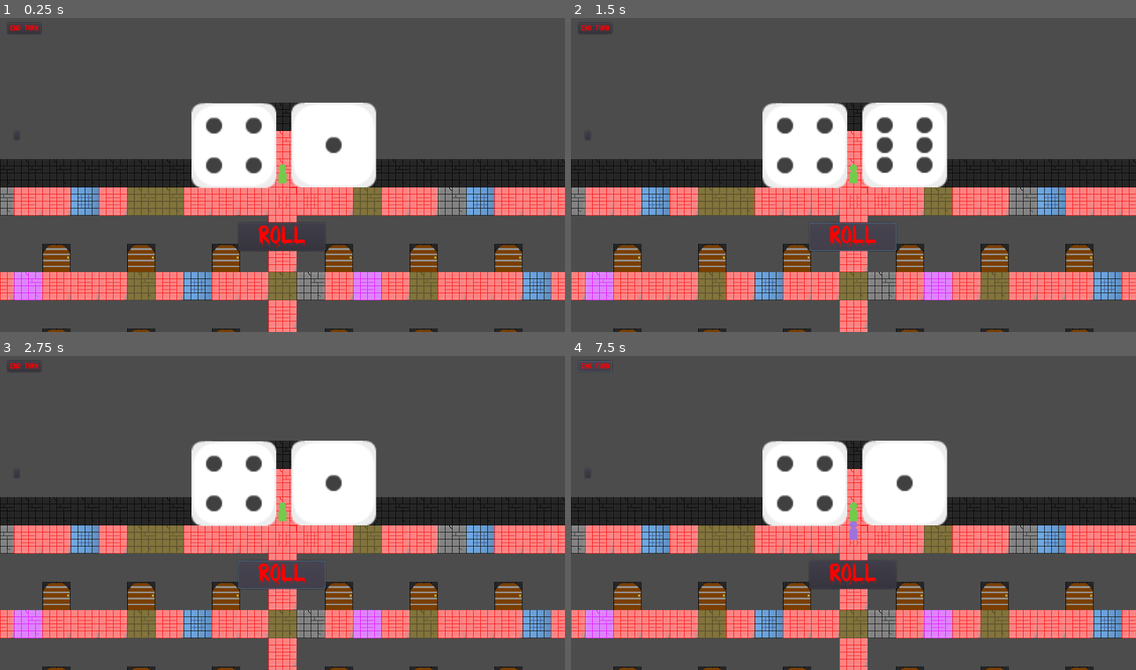
Above: before the commit, frames 1-4 (two rows, left to right).
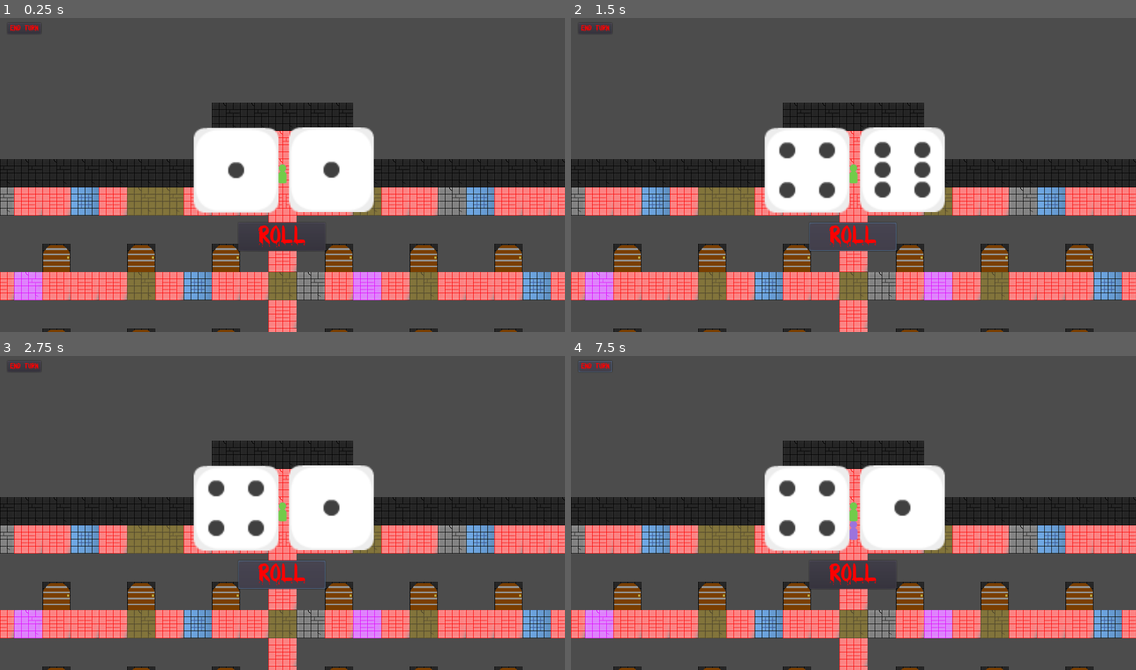
Above: after the commit, the same moments.

Repository: 44351-w22/protech-adaptation-game-sounds-good-studios
Game: Godot game, scene res://World.tscn
Two runs of this game, one before a commit and one after it. Both use one fixed random seed, a clock stepped at 60 frames per second and the inputs below.
Inputs (mouse positions are in pixels of both pictures, inside the frame that each line leads up to):
- Up to frame 1 (0.25 s): no input
- Up to frame 2 (1.5 s): click (587, 134) at 0.52 s; click "ROLL" at 1.25 s
- Up to frame 3 (2.75 s): hold Right (ui_right) from 2.03 s (still down)
- Up to frame 4 (7.5 s): release Right (ui_right) at 2.75 s; click "End Turn" at 2.75 s; hold Down (ui_down) 3.53-4.28 s; tap Enter at 4.25, 5.75, 7.25 s; hold Right (ui_right) 4.28-5.03 s; tap Space at 5, 6.5 s; hold Up (ui_up) 5.03-5.78 s; hold Left (ui_left) 5.78-7.28 s; hold Down (ui_down) from 7.28 s (still down)

The runs differ from the first frame. In frame 1, 5.9% of the frame differs, in the area x 2-67%, y 26-63%; in frame 2, 6.5%; in frame 3, 6.1%; in frame 4, 6.1%.

Commit message:
Cleaned up maze UI

Diff:
--- a/Dice_Roller.gd
+++ b/Dice_Roller.gd
@@ -11,8 +11,8 @@
 var rng = RandomNumberGenerator.new()
 export var totalRoll = 0
 
-onready var diceA = $DiceA
-onready var diceB = $DiceB
+onready var diceA = $Container/DiceA
+onready var diceB = $Container/DiceB
 
 func _ready():
 	rng.randomize()
--- a/Dice_Roller.tscn
+++ b/Dice_Roller.tscn
@@ -22,25 +22,35 @@
 "_edit_use_anchors_": false
 }
 
-[node name="DiceA" type="Sprite" parent="."]
-position = Vector2( 530, 297 )
+[node name="Container" type="Control" parent="."]
+anchor_left = 0.5
+anchor_top = 0.5
+anchor_right = 0.5
+anchor_bottom = 0.5
+margin_left = -20.0
+margin_top = -20.0
+margin_right = 20.0
+margin_bottom = 20.0
+
+[node name="DiceA" type="Sprite" parent="Container"]
+position = Vector2( -85, 13 )
 scale = Vector2( 3, 3 )
 texture = ExtResource( 2 )
 
-[node name="DiceB" type="Sprite" parent="."]
-position = Vector2( 756, 296 )
+[node name="DiceB" type="Sprite" parent="Container"]
+position = Vector2( 131, 12 )
 scale = Vector2( 3, 3 )
 texture = ExtResource( 2 )
 
-[node name="Button" type="Button" parent="."]
+[node name="Button" type="Button" parent="Container"]
 anchor_left = 0.5
 anchor_top = 1.0
 anchor_right = 0.5
 anchor_bottom = 1.0
 margin_left = -100.0
-margin_top = -248.0
+margin_top = 92.0
 margin_right = 97.0
-margin_bottom = -184.0
+margin_bottom = 156.0
 custom_colors/font_color_disabled = Color( 1, 0, 0, 1 )
 custom_colors/font_color_focus = Color( 1, 0, 0, 1 )
 custom_colors/font_color = Color( 1, 0, 0, 1 )
@@ -53,4 +63,4 @@
 "_edit_use_anchors_": false
 }
 
-[connection signal="pressed" from="Button" to="." method="_on_Button_pressed"]
+[connection signal="pressed" from="Container/Button" to="." method="_on_Button_pressed"]
--- a/FindTheKey_Minigame1/Countdown.tscn
+++ b/FindTheKey_Minigame1/Countdown.tscn
@@ -11,14 +11,20 @@
 
 [sub_resource type="DynamicFont" id=1]
 size = 46
+outline_size = 3
+outline_color = Color( 0, 0, 0, 1 )
 font_data = ExtResource( 2 )
 
 [sub_resource type="DynamicFont" id=2]
 size = 46
+outline_size = 3
+outline_color = Color( 0, 0, 0, 1 )
 font_data = ExtResource( 2 )
 
 [sub_resource type="DynamicFont" id=3]
 size = 46
+outline_size = 3
+outline_color = Color( 0, 0, 0, 1 )
 font_data = ExtResource( 2 )
 
 [sub_resource type="DynamicFont" id=4]
@@ -27,13 +33,13 @@
 font_data = ExtResource( 2 )
 
 [sub_resource type="DynamicFont" id=5]
-size = 64
-outline_size = 10
+size = 46
+outline_size = 3
 font_data = ExtResource( 2 )
 
 [node name="Countdown" type="Control"]
-margin_right = 40.0
-margin_bottom = 40.0
+anchor_right = 1.0
+anchor_bottom = 1.0
 script = ExtResource( 1 )
 __meta__ = {
 "_edit_use_anchors_": false
@@ -132,14 +138,19 @@
 volume_db = 10.0
 
 [node name="CurrentMaze" type="Label" parent="."]
-margin_left = 1066.0
-margin_top = 14.0
-margin_right = 1259.0
-margin_bottom = 85.0
+anchor_left = 1.0
+anchor_right = 1.0
+margin_left = -173.0
+margin_top = 11.0
+margin_right = -4.0
+margin_bottom = 66.0
 custom_colors/font_color = Color( 1, 0, 0, 1 )
 custom_colors/font_outline_modulate = Color( 0, 0, 0, 1 )
 custom_colors/font_color_shadow = Color( 1, 0, 0, 1 )
 custom_fonts/font = SubResource( 5 )
 text = "Maze 1"
+__meta__ = {
+"_edit_use_anchors_": false
+}
 
 [connection signal="timeout" from="Timer" to="." method="_on_Timer_timeout"]
--- a/FindTheKey_Minigame1/FindTheKey.gd
+++ b/FindTheKey_Minigame1/FindTheKey.gd
@@ -12,20 +12,20 @@
 var rng = RandomNumberGenerator.new()
 var startingMaze = 0
 onready var player = $HedgePlayer
-onready var ui = $UI
-onready var timer = $UI/Timer
-onready var lose = $UI/Defeat
-onready var win = $UI/Victory
+onready var ui = $CanvasLayer/UI
+onready var timer = $CanvasLayer/UI/Timer
+onready var lose = $CanvasLayer/UI/Defeat
+onready var win = $CanvasLayer/UI/Victory
 onready var goal1 = $Maze/Goal/CollisionShape
 onready var goal2 = $Maze2/Goal/CollisionShape
 onready var goal3 = $Maze3/Goal/CollisionShape
 onready var goal4 = $Maze4/Goal/CollisionShape
 onready var goal5 = $Maze5/Goal/CollisionShape
-onready var map1 = $UI/Maze
-onready var map2 = $UI/Maze2
-onready var map3 = $UI/Maze3
-onready var map4 = $UI/Maze4
-onready var map5 = $UI/Maze5
+onready var map1 = $CanvasLayer/UI/Maze
+onready var map2 = $CanvasLayer/UI/Maze2
+onready var map3 = $CanvasLayer/UI/Maze3
+onready var map4 = $CanvasLayer/UI/Maze4
+onready var map5 = $CanvasLayer/UI/Maze5
 
 func _ready():
 
@@ -35,27 +35,27 @@
 		player.translation = Vector3(0, 1, 0)
 		if Global.map1_found == true:
 			map5.visible = true
-		$UI/CurrentMaze.text = "Maze 5"
+		$CanvasLayer/UI/CurrentMaze.text = "Maze 5"
 	elif startingMaze == 2:
 		player.translation = Vector3(0, 1, -205)
 		if Global.map2_found == true:
 			map4.visible = true
-		$UI/CurrentMaze.text = "Maze 4"
+		$CanvasLayer/UI/CurrentMaze.text = "Maze 4"
 	elif startingMaze == 3:
 		player.translation = Vector3(0, 1, 203)
 		if Global.map3_found == true:
 			map2.visible = true
-		$UI/CurrentMaze.text = "Maze 2"
+		$CanvasLayer/UI/CurrentMaze.text = "Maze 2"
 	elif startingMaze == 4:
 		player.translation = Vector3(201, 1, 0)
 		if Global.map4_found == true:
 			map1.visible = true
-		$UI/CurrentMaze.text = "Maze 1"
+		$CanvasLayer/UI/CurrentMaze.text = "Maze 1"
 	elif startingMaze == 5:
 		player.translation = Vector3(-204, 1, 0)
 		if Global.map5_found == true:
 			map3.visible = true
-		$UI/CurrentMaze.text = "Maze 3"
+		$CanvasLayer/UI/CurrentMaze.text = "Maze 3"
 	else:
 		print("error with random number generation")
 
--- a/FindTheKey_Minigame1/FindTheKey.tscn
+++ b/FindTheKey_Minigame1/FindTheKey.tscn
@@ -72,8 +72,6 @@
 "cells": PoolIntArray( 6, 0, 0, 22, 0, 0, 50, 0, 0, 65485, 0, 0, 65504, 0, 0, 6, 1, 0, 7, 1, 0, 8, 1, 0, 9, 1, 0, 10, 1 …(21212 unchanged characters)…
 }
 
-[node name="UI" parent="." instance=ExtResource( 8 )]
-
 [node name="AmbientNoise" type="AudioStreamPlayer" parent="."]
 stream = ExtResource( 9 )
 autoplay = true
@@ -131,6 +129,10 @@
 "_edit_use_anchors_": false
 }
 
+[node name="CanvasLayer" type="CanvasLayer" parent="."]
+
+[node name="UI" parent="CanvasLayer" instance=ExtResource( 8 )]
+
 [connection signal="defeat" from="." to="." method="_on_FindTheKey_defeat"]
 [connection signal="victory" from="." to="." method="_on_FindTheKey_victory"]
 [connection signal="playerWins" from="Maze" to="." method="_on_Maze_playerWins"]
@@ -138,12 +140,12 @@
 [connection signal="playerWins" from="Maze3" to="." method="_on_Maze3_playerWins"]
 [connection signal="playerWins" from="Maze4" to="." method="_on_Maze4_playerWins"]
 [connection signal="playerWins" from="Maze5" to="." method="_on_Maze5_playerWins"]
-[connection signal="countdown_over" from="UI" to="." method="_on_Countdown_countdown_over"]
 [connection signal="pressed" from="Pause/Resume" to="." method="_on_Resume_pressed"]
+[connection signal="countdown_over" from="CanvasLayer/UI" to="." method="_on_Countdown_countdown_over"]
 
 [editable path="Maze"]
 [editable path="Maze2"]
 [editable path="Maze3"]
 [editable path="Maze4"]
 [editable path="Maze5"]
-[editable path="UI"]
+[editable path="CanvasLayer/UI"]
--- a/World.gd
+++ b/World.gd
@@ -10,6 +10,7 @@
 onready var p3Sprite = $Player3/Sprite
 onready var p4Sprite = $Player4/Sprite
 onready var dice = $CanvasLayer/Dice_Roller
+onready var diceContainer = $CanvasLayer/Dice_Roller/Container
 onready var totalDiceRoll = dice.totalRoll
 onready var currentPlayer = Global.current_player
 onready var nextPlayer = Global.next_player
--- a/World.tscn
+++ b/World.tscn
@@ -18,7 +18,6 @@
 [ext_resource path="res://assets/players/pieceBlue_single18.png" type="Texture" id=21]
 [ext_resource path="res://assets/players/piecePurple_single01.png" type="Texture" id=22]
 [ext_resource path="res://assets/players/pieceWhite_single00.png" type="Texture" id=23]
-[ext_resource path="res://assets/dice/dieWhite4.png" type="Texture" id=24]
 
 [sub_resource type="ConvexPolygonShape2D" id=8]
 points = PoolVector2Array( 0, 0, 64, 0, 64, 64, 0, 64 )
@@ -380,16 +379,6 @@
 [sub_resource type="RectangleShape2D" id=33]
 extents = Vector2( 14, 24 )
 
-[sub_resource type="DynamicFont" id=34]
-size = 52
-font_data = ExtResource( 6 )
-
-[sub_resource type="InputEventAction" id=2]
-action = "ui_select"
-
-[sub_resource type="ShortCut" id=3]
-shortcut = SubResource( 2 )
-
 [sub_resource type="DynamicFont" id=35]
 font_data = ExtResource( 6 )
 
@@ -504,13 +493,6 @@
 "_edit_use_anchors_": false
 }
 
-[node name="Button" type="Button" parent="."]
-margin_right = 12.0
-margin_bottom = 20.0
-__meta__ = {
-"_edit_use_anchors_": false
-}
-
 [node name="TileMap" parent="." instance=ExtResource( 1 )]
 tile_set = SubResource( 1 )
 collision_layer = 0
@@ -574,13 +556,6 @@
 [node name="Dice_Roller" parent="CanvasLayer" instance=ExtResource( 5 )]
 visible = false
 totalRoll = 5
-
-[node name="DiceA" parent="CanvasLayer/Dice_Roller" index="0"]
-texture = ExtResource( 24 )
-
-[node name="Button" parent="CanvasLayer/Dice_Roller" index="2"]
-custom_fonts/font = SubResource( 34 )
-shortcut = SubResource( 3 )
 
 [node name="EndTurn" type="Button" parent="CanvasLayer"]
 margin_left = 17.0
@@ -626,7 +601,7 @@
 [connection signal="Collision" from="Player3" to="." method="_on_Player1_Collision"]
 [connection signal="Collision" from="Player2" to="." method="_on_Player1_Collision"]
 [connection signal="Collision" from="Player1" to="." method="_on_Player1_Collision"]
-[connection signal="pressed" from="CanvasLayer/Dice_Roller/Button" to="." method="_on_Button_pressed"]
+[connection signal="pressed" from="CanvasLayer/Dice_Roller/Container/Button" to="." method="_on_Button_pressed"]
 [connection signal="pressed" from="CanvasLayer/EndTurn" to="." method="_on_EndTurn_pressed"]
 
 [editable path="Player4"]
Not shown: 1 places in World.tscn that only renumber resources
